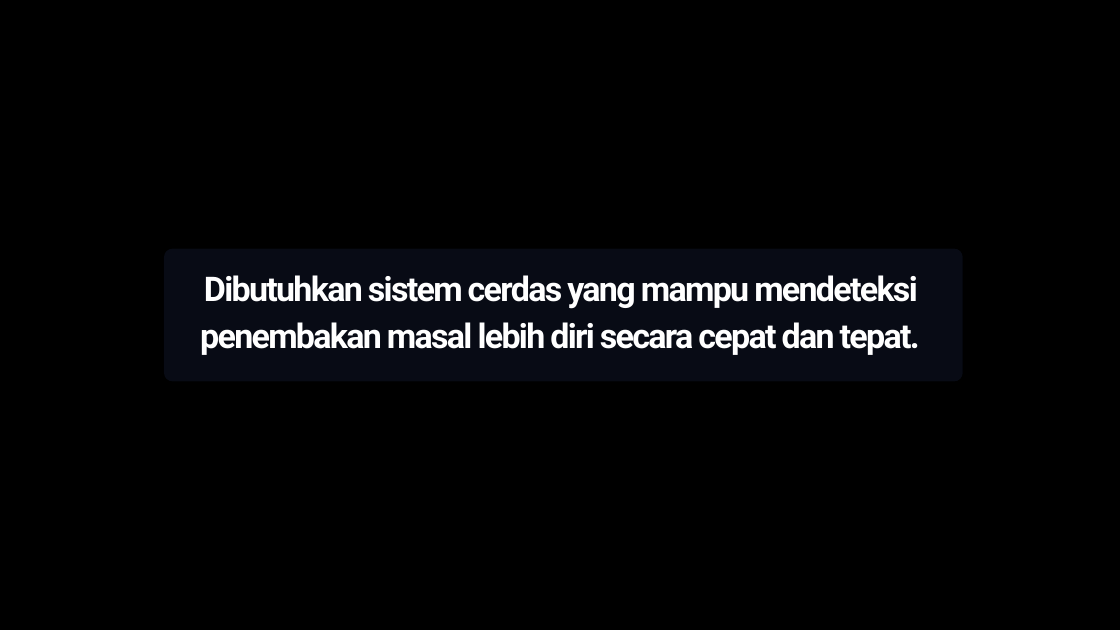
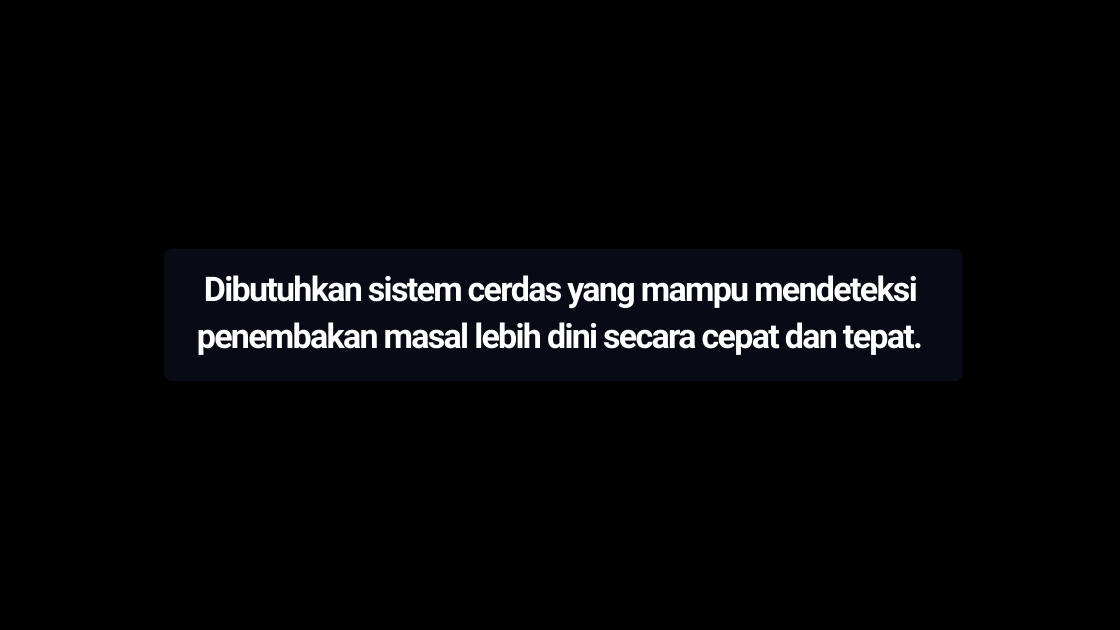
Before and after one commit to dhekmass12/mass-shooting-detector, a slide deck: slide 4 of Mass Shooting Detector.pptx. Drawn at 1120x630 pixels with LibreOffice and Linux fonts; fonts in the diff are those of the drawing; background and template pictures are left out. Boxes give left, top, right and bottom in pixels: in the first picture for what was removed or moved away, otherwise in the second. Text is boxed around its words. In the diff, an @@ line names an element or a change of style, - is before the commit and + after.

```diff
--- a/Mass Shooting Detector.pptx
+++ b/Mass Shooting Detector.pptx
@@ text at (197,275,923,355): text changed @@
-Dibutuhkan sistem cerdas yang mampu mendeteksi penembakan masal lebih diri secara cepat dan tepat.
+Dibutuhkan sistem cerdas yang mampu mendeteksi penembakan masal lebih dini secara cepat dan tepat.
```
Also in this commit, not shown: 5 other slides changed, 17 slides added, 5 slides removed, 5 other files.
